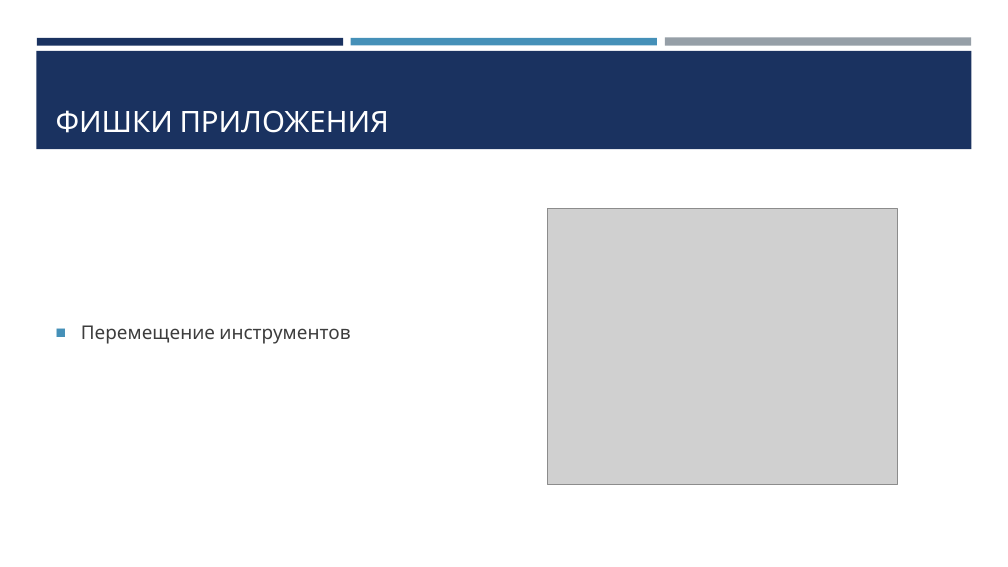
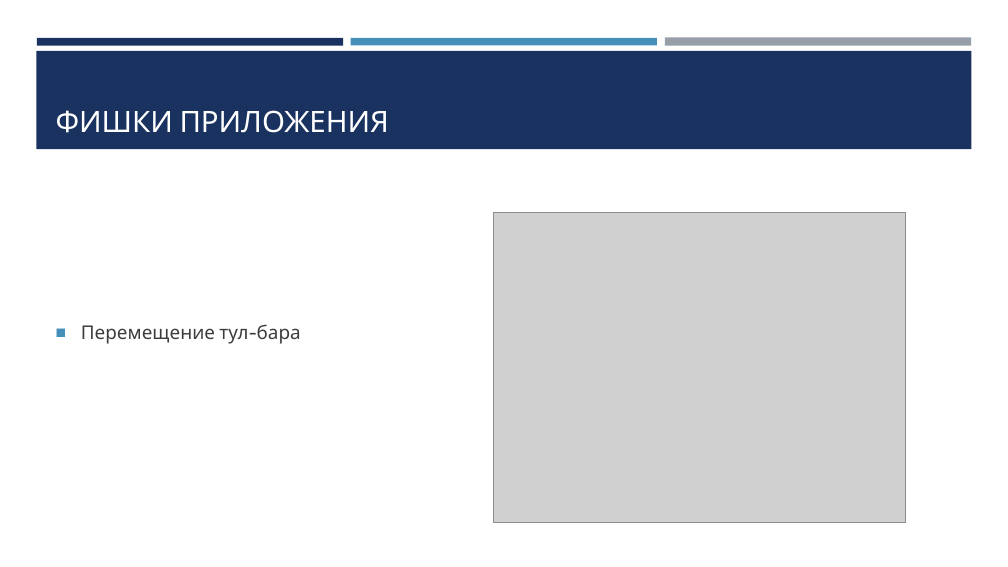
Before and after one commit to NORBI273COOL/PyQT-projectYandex-, a slide deck: slide 11 of Графический редактор на PyQT.pptx. Drawn at 1008x567 pixels with LibreOffice and Linux fonts; fonts in the diff are those of the drawing; grey boxes stand for pictures. Boxes give left, top, right and bottom in pixels: in the first picture for what was removed or moved away, otherwise in the second. Text is boxed around its words. In the diff, an @@ line names an element or a change of style, - is before the commit and + after.

```diff
--- a/Графический редактор на PyQT.pptx
+++ b/Графический редактор на PyQT.pptx
@@ picture: place and size @@
-picture at <box>547,209,897,485</box>
+picture at <box>494,212,906,523</box>
@@ text at <box>81,324,301,344</box>: text changed @@
-■ Перемещение инструментов
+■ Перемещение тул-бара
```
Also in this commit, not shown: 5 other slides changed, 1 slide added, 1 slide removed, 7 other files.
